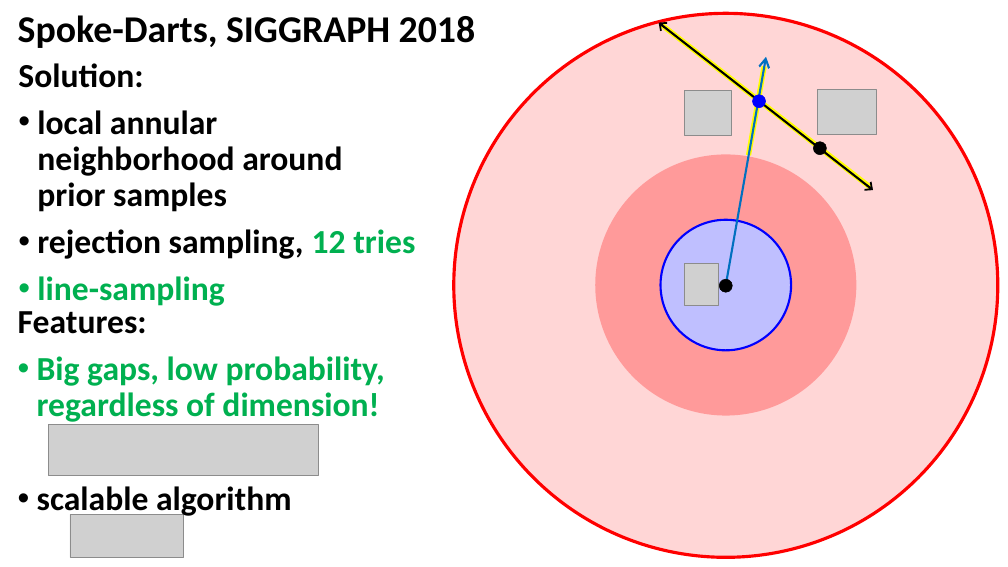
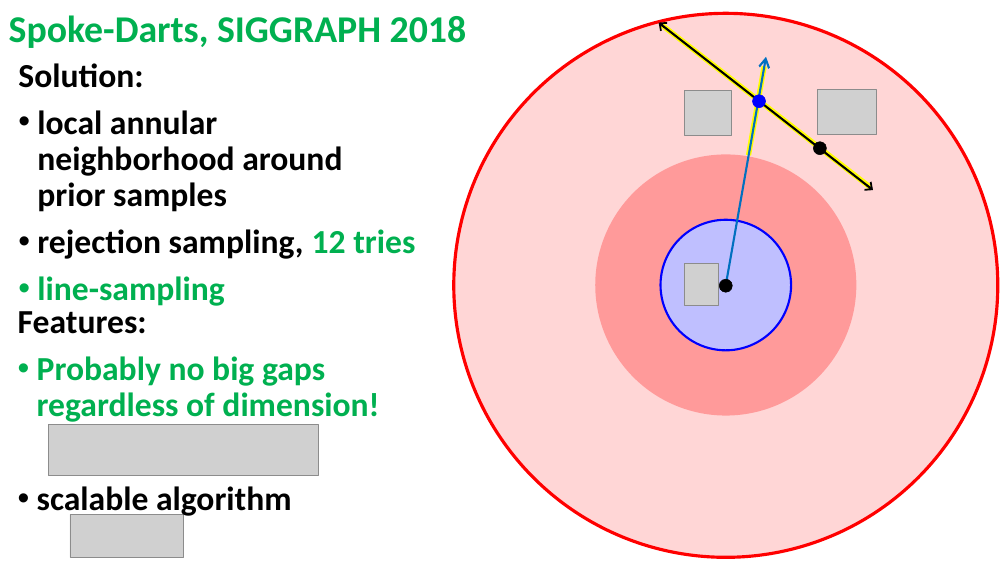
Before and after one commit to 1iyiwei/sd-tog18, a slide deck: slide 4 of fast-forward/fast-forward.pptx (slide 3 before the commit). Drawn at 1008x567 pixels with LibreOffice and Linux fonts; fonts in the diff are those of the drawing; grey boxes stand for pictures. Boxes give left, top, right and bottom in pixels: in the first picture for what was removed or moved away, otherwise in the second. Text is boxed around its words. In the diff, an @@ line names an element or a change of style, - is before the commit and + after.

```diff
--- a/fast-forward/fast-forward.pptx
+++ b/fast-forward/fast-forward.pptx
@@ text "Spoke-Darts, SIGGRAPH 2018": place and size @@
-text "Spoke-Darts, SIGGRAPH 2018" at box(18, 15, 476, 48)
+text "Spoke-Darts, SIGGRAPH 2018" at box(9, 15, 467, 48)
@@ text "Spoke-Darts, SIGGRAPH 2018" at box(9, 15, 467, 48): text colour #000000 to #00B050 @@
@@ text at box(37, 356, 379, 425): text changed @@
-• Big gaps, low probability,
-  regardless of dimension!
+• Probably no big gaps
+  regardless of dimension!
```
Also in this commit, not shown: 2 other slides changed, 1 slide added.
